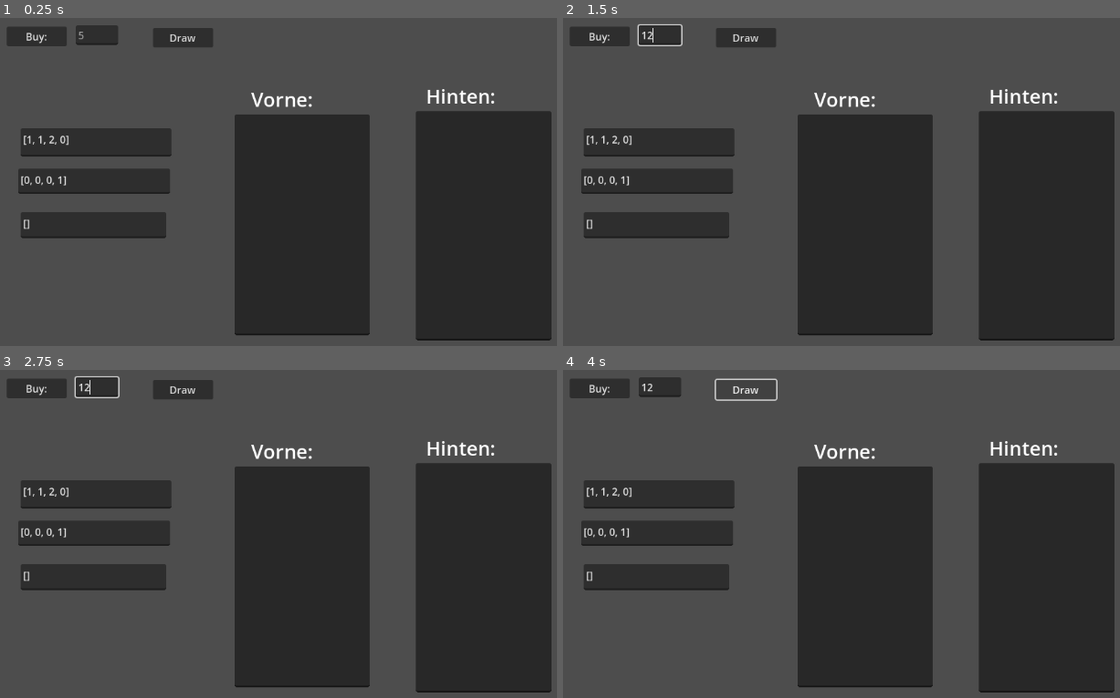
Above: before the commit, frames 1-4 (two rows, left to right).
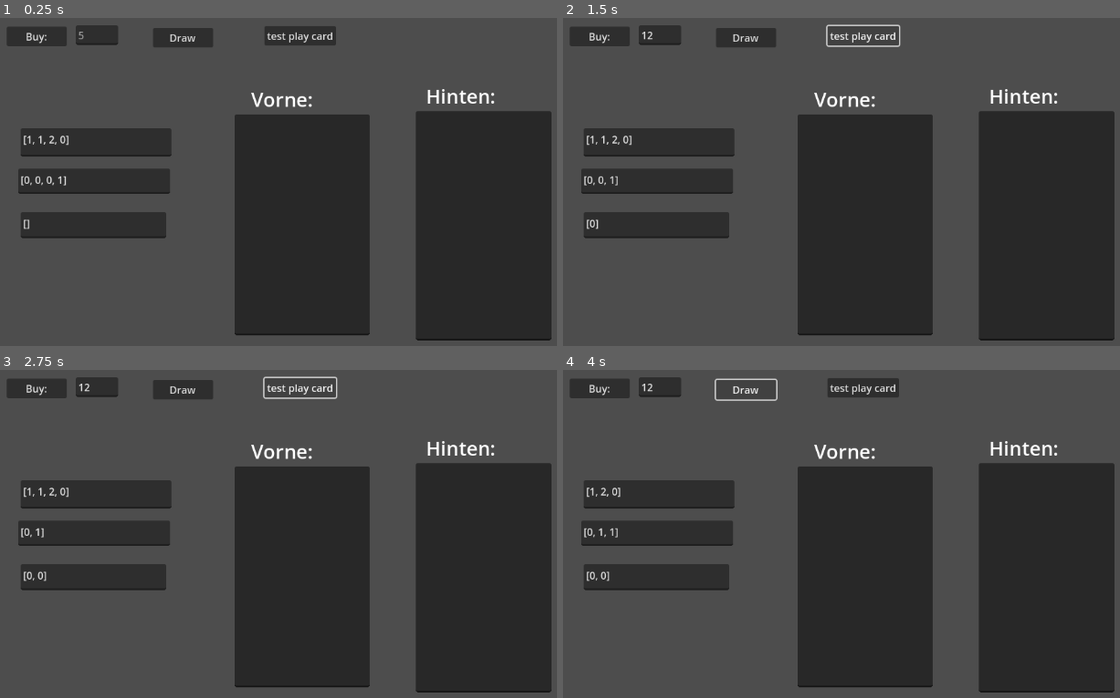
Above: after the commit, the same moments.

Repository: AdminL3/El-Dorado-Assistent
Game: Godot game, scene res://scenes/game.tscn
The game is run twice, just before and just after one commit, with the same random seed, the same clock (stepped at 60 frames per second) and the same inputs.
Inputs (mouse positions are in pixels of both pictures, inside the frame that each line leads up to):
- Up to frame 1 (0.25 s): no input
- Up to frame 2 (1.5 s): click (657, 34) at 0.52 s; type "12" at 0.6 s; click (863, 34) at 1.25 s, where only the run after the commit has a clickable "test play card"
- Up to frame 3 (2.75 s): click (300, 386) at 2 s, where only the run after the commit has a clickable "test play card"
- Up to frame 4 (4 s): click "Buy:" at 2.75 s; click "Draw" at 3.5 s

The runs differ from the first frame. In frame 1, 0.7% of the frame differs, in the area x 47-61%, y 2-9%; in frame 2, 0.5%; in frame 3, 0.5%; in frame 4, 0.9%, in the area x 4-61%, y 2-65%.
Error before the commit: Invalid access of index '12' on a base object of type: 'Array'. (res://scripts/manager.gd:179)

Commit message:
added testplay button

Diff:
--- a/scenes/game.tscn
+++ b/scenes/game.tscn
@@ -78,5 +78,13 @@
 offset_right = 290.0
 offset_bottom = 379.0
 
+[node name="Testplay" type="Button" parent="."]
+offset_left = 445.0
+offset_top = 43.0
+offset_right = 548.0
+offset_bottom = 74.0
+text = "test play card"
+
 [connection signal="pressed" from="Buy" to="." method="_on_buycard_0_pressed"]
 [connection signal="pressed" from="Draw" to="." method="draw"]
+[connection signal="pressed" from="Testplay" to="." method="testplay"]
--- a/scripts/manager.gd
+++ b/scripts/manager.gd
@@ -111,6 +111,10 @@
 	_update_text()
 
 
+func testplay():
+	playcard(0)
+
+
 func playcard(card):
 	if hand.has(card):
 		old.append(card)
